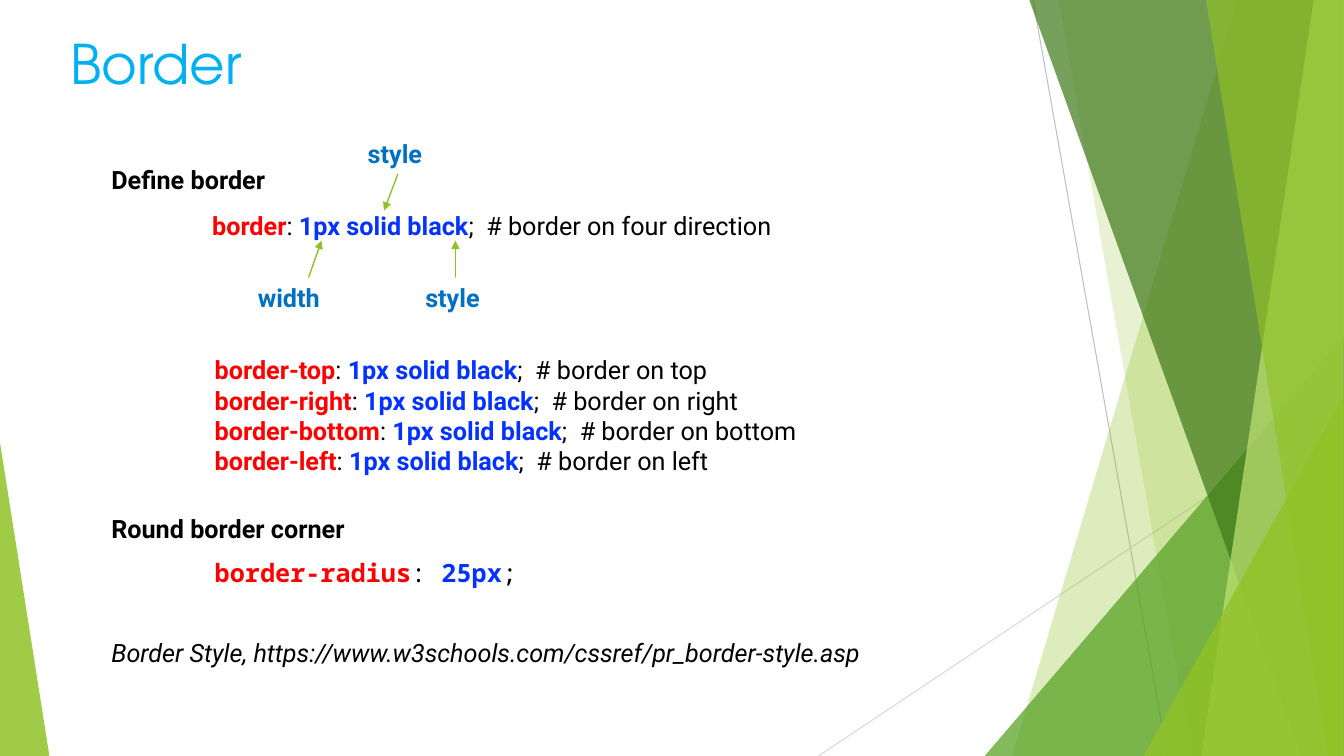
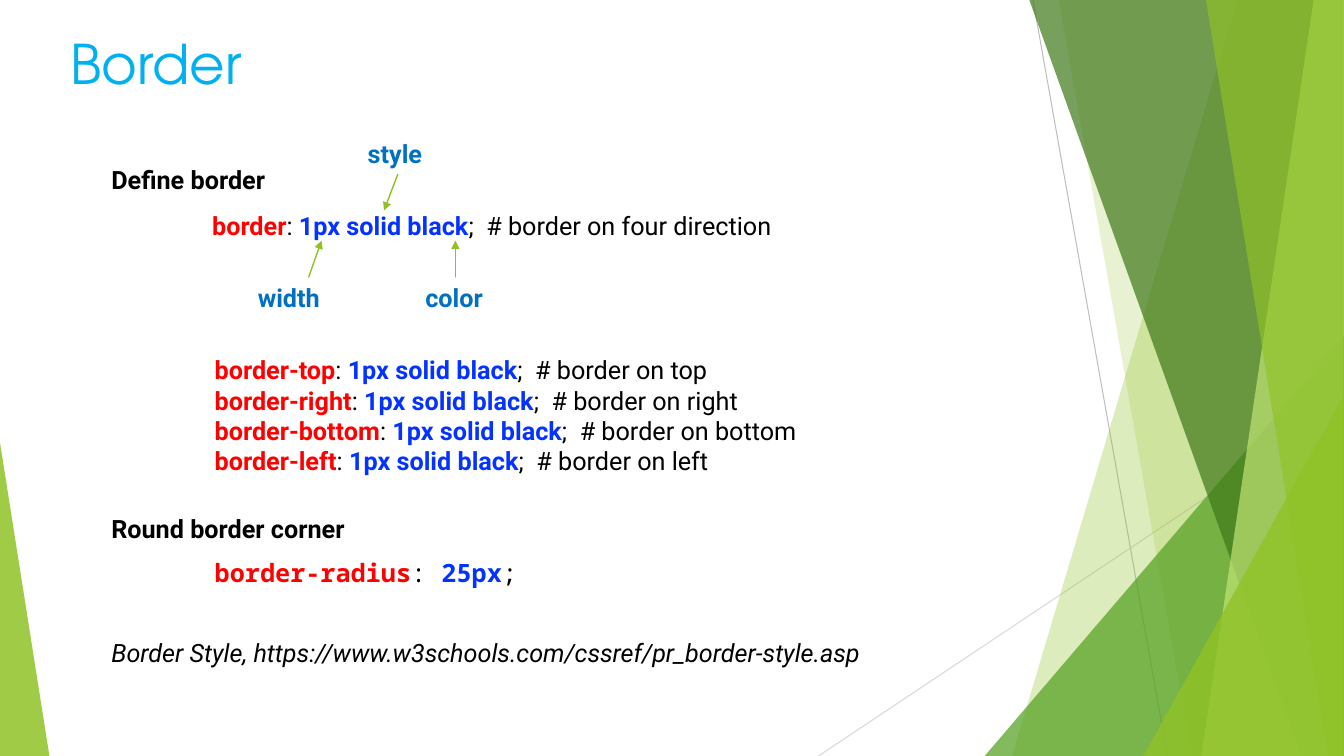
Before and after one commit to lin-chen-DLA/lin-chen-DLA.github.io, a slide deck: slide 6 of Volunteer/Programming/HTML_6.pptx. Drawn at 1344x756 pixels with LibreOffice and Linux fonts; fonts in the diff are those of the drawing. Boxes give left, top, right and bottom in pixels: in the first picture for what was removed or moved away, otherwise in the second. Text is boxed around its words. In the diff, an @@ line names an element or a change of style, - is before the commit and + after.

```diff
--- a/Volunteer/Programming/HTML_6.pptx
+++ b/Volunteer/Programming/HTML_6.pptx
@@ text at <box>425,288,482,308</box>: text changed @@
-style
+color
```
Also in this commit, not shown: 2 other slides changed, 1 other file.
